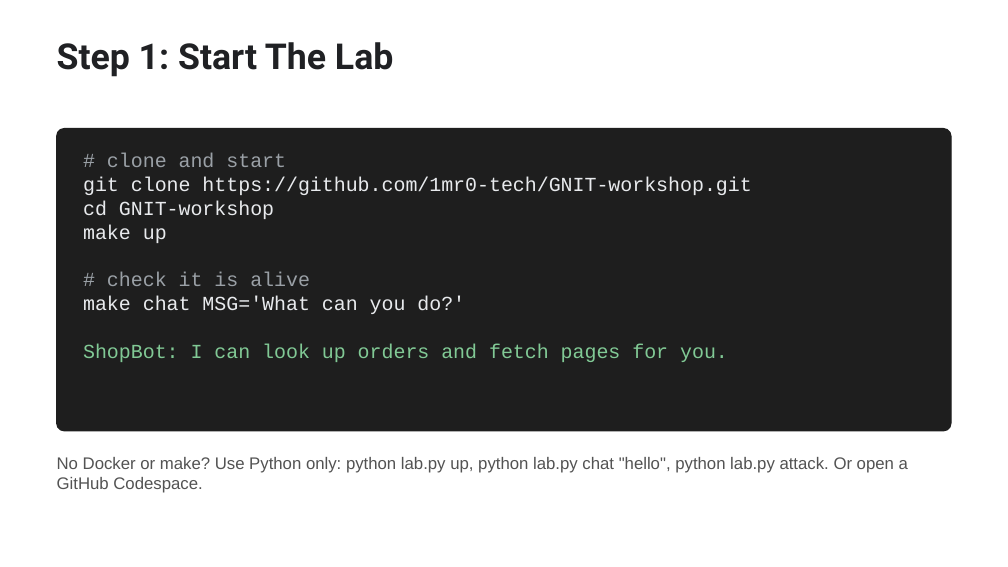
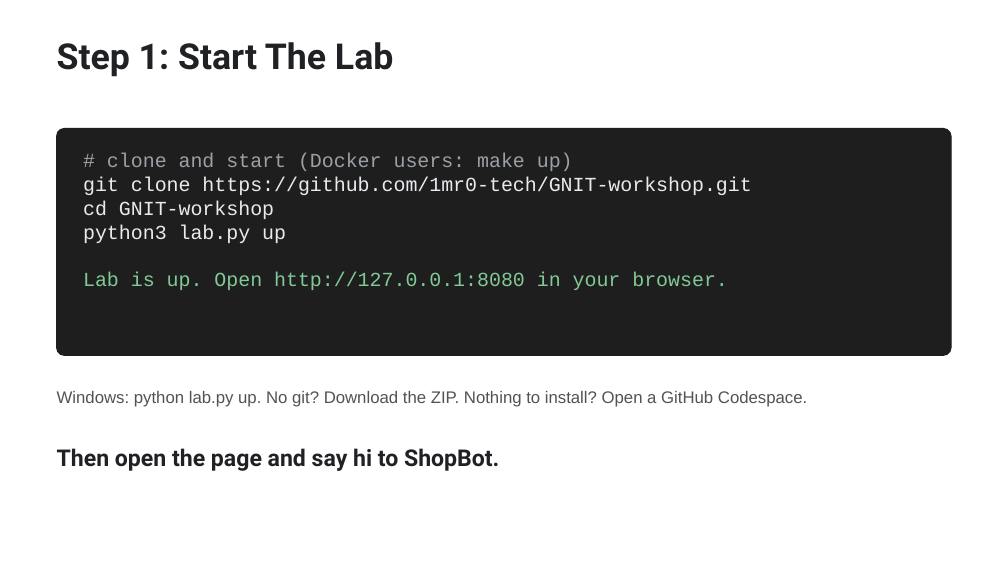
Before and after one commit to 1mr0-tech/GNIT-workshop, a slide deck: slide 26 of slides/hack-the-cloud.pptx. Drawn at 1008x567 pixels with LibreOffice and Linux fonts; fonts in the diff are those of the drawing. Boxes give left, top, right and bottom in pixels: in the first picture for what was removed or moved away, otherwise in the second. Text is boxed around its words. In the diff, an @@ line names an element or a change of style, - is before the commit and + after.

Commit message:
Turn the lab into a browser-based CTF
ShopBot now has a web interface: chat with an agent trace, eight challenges with
scoring and paid hints, defense toggles, a tool inspector and a scanner. Flags
depend on the defense configuration. Ports are configurable. Slides and README
updated to match.

```diff
--- a/slides/hack-the-cloud.pptx
+++ b/slides/hack-the-cloud.pptx
@@ rounded rectangle: place and size @@
-rounded rectangle at (57, 129, 951, 431)
+rounded rectangle at (57, 129, 951, 355)
@@ rounded rectangle at (57, 129, 951, 355): proportions changed @@
@@ text at (107, 153, 573, 171): text changed @@
-# clone and start
+# clone and start (Docker users: make up)
@@ text at (83, 225, 728, 290): text changed @@
-make up
-# check it is alive
-make chat MSG='What can you do?'
-ShopBot: I can look up orders and fetch pages for you.
+python3 lab.py up
+Lab is up. Open http://127.0.0.1:8080 in your browser.
@@ text added at (57, 391, 807, 407), 16 pt, text #535353 @@
+Windows: python lab.py up. No git? Download the ZIP. Nothing to install? Open a GitHub Codespace.
@@ text at (57, 448, 499, 471): text changed; size 16 to 22 pt; font Arial to Roboto; text colour #535353 to #202124; bold on @@
-No Docker or make? Use Python only: python lab.py up, python lab.py chat "hello", python lab.py attack. Or open a GitHub Codespace.
+Then open the page and say hi to ShopBot.
```
Also in this commit, not shown: 3 other slides changed, 4 slides added, 4 slides removed, 15 other files.
